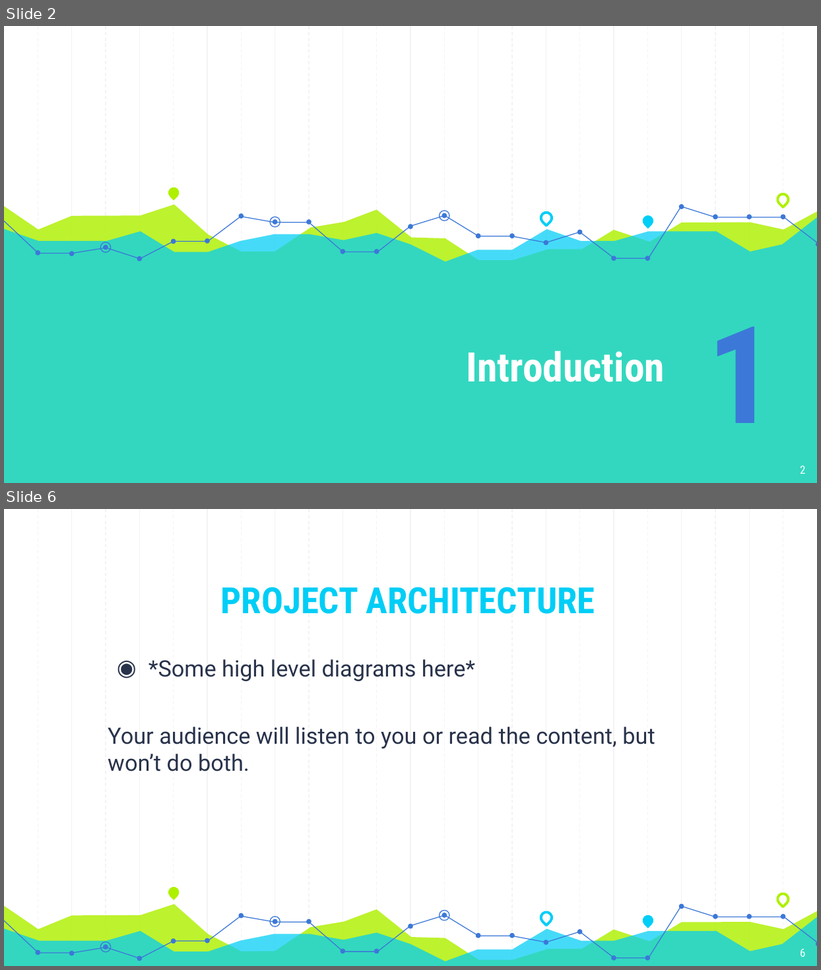
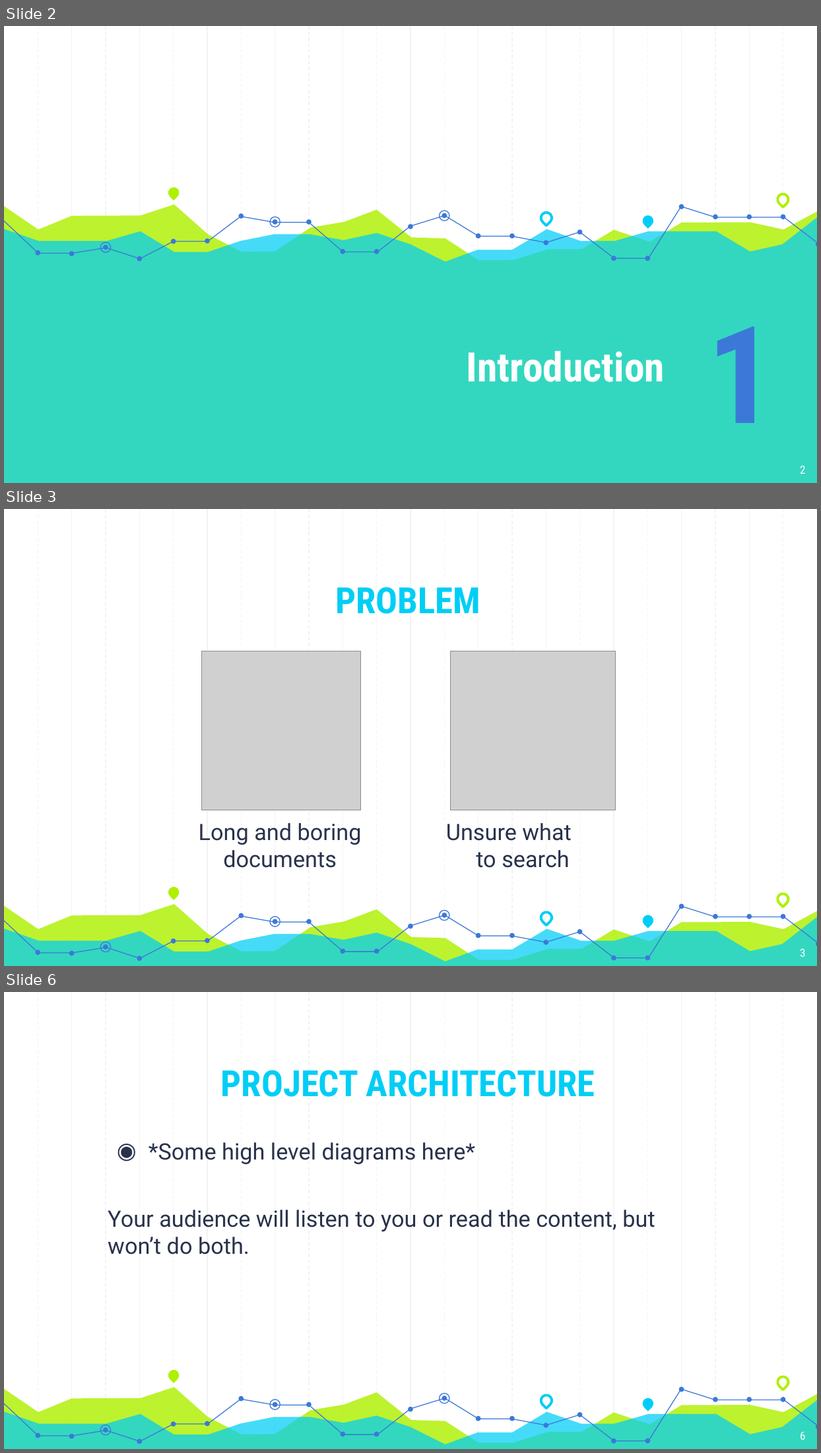
Before and after one commit to Andyayk/app, a slide deck: Graph Based Search.pptx. Shown one above the other, each under a label of ours: slides 2 and 6 before the commit, slides 2, 3 and 6 after it; the slides between them are not shown. The pictures are 821x970 and 821x1453 pixels, drawn with LibreOffice and Linux fonts; fonts in the diff are those of the drawing; grey boxes stand for pictures. Boxes give left, top, right and bottom in pixels: in the first picture for what was removed or moved away, otherwise in the second. Text is boxed around its words. In the diff, an @@ line names an element or a change of style, - is before the commit and + after.

```diff
--- a/Graph Based Search.pptx
+++ b/Graph Based Search.pptx
@@ slide 3 added at [4, 509, 817, 966], background #FFFFFF; not listed: 59 template elements that a slide beside it also shows @@
@@ title added at [335, 587, 481, 614], 32 pt, text #00CEF6, bold @@
+PROBLEM
@@ picture added at [201, 652, 361, 811] @@
@@ picture added at [450, 652, 615, 811] @@
@@ text added at [199, 823, 362, 868], 20 pt, text #28324A @@
+Long and boring documents
@@ text added at [446, 823, 571, 868], 20 pt, text #28324A @@
+Unsure what to search
@@ page number added at [800, 949, 805, 957], 10 pt, text #FFFFFF @@
+3
```
Also in this commit, not shown: 2 slides changed, 1 other slide added, 2 slides removed.
